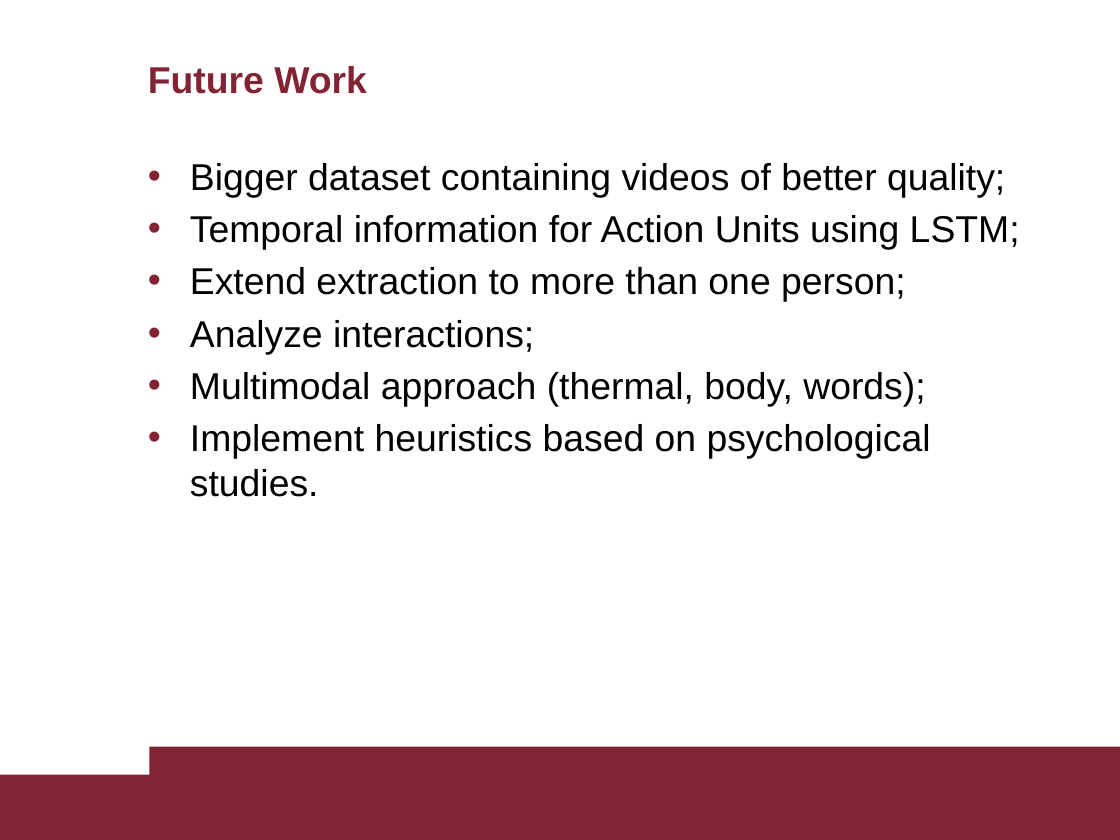
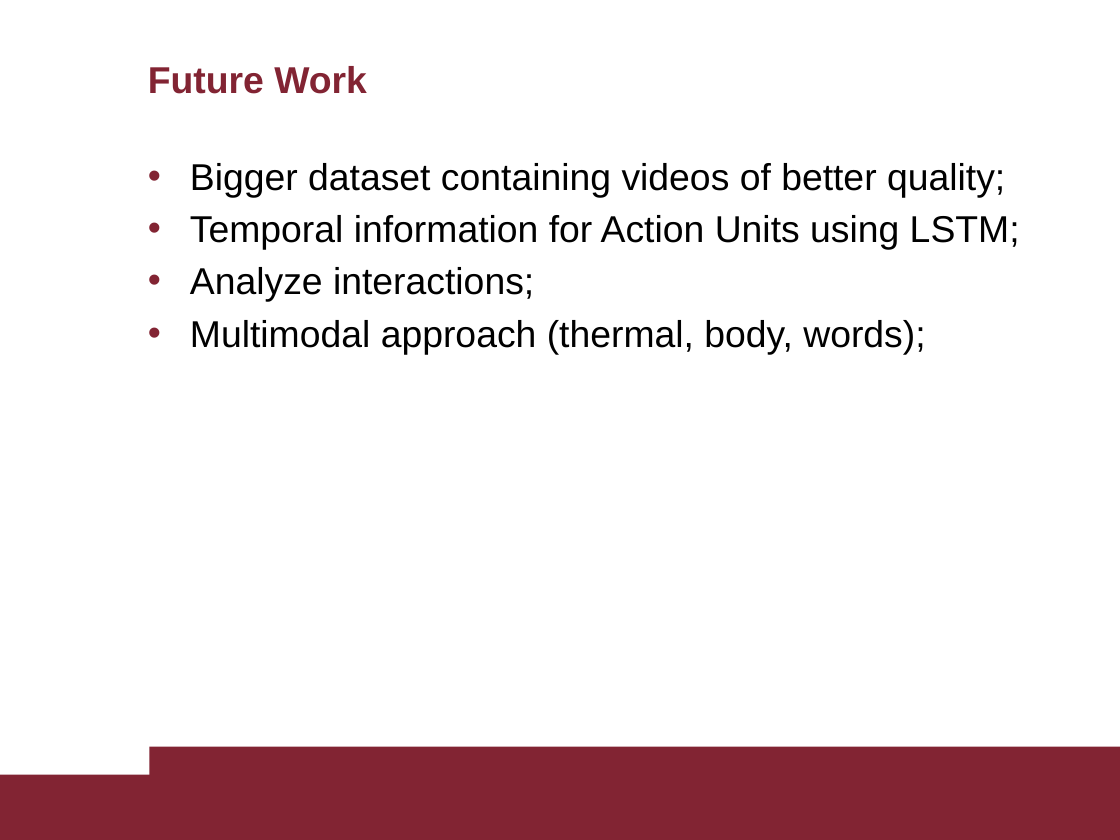
Before and after one commit to AscaL/thesis, a slide deck: slide 23 of Tesi Emanuele Orfanelli 1383726.pptx (slide 25 before the commit). Drawn at 1120x840 pixels with LibreOffice and Linux fonts; fonts in the diff are those of the drawing. Boxes give left, top, right and bottom in pixels: in the first picture for what was removed or moved away, otherwise in the second. Text is boxed around its words. In the diff, an @@ line names an element or a change of style, - is before the commit and + after.

```diff
--- a/Tesi Emanuele Orfanelli 1383726.pptx
+++ b/Tesi Emanuele Orfanelli 1383726.pptx
@@ text at box(190, 267, 906, 302): paragraph removed @@
-• Extend extraction to more than one person;
@@ text at box(190, 424, 931, 497): paragraph removed @@
-• Implement heuristics based on psychological studies.
```
Also in this commit, not shown: 22 other slides changed, 1 slide added, 3 slides removed, 1 other file.
